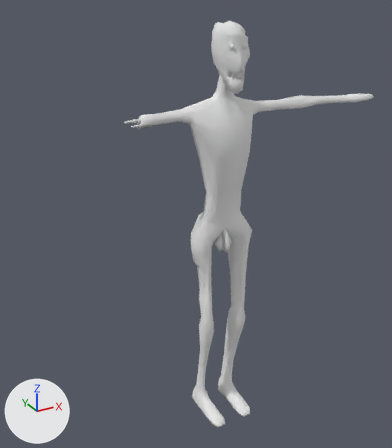
The FBX model Assets/Models/Entities/Zombie.fbx as it was, and as the next commit left it.
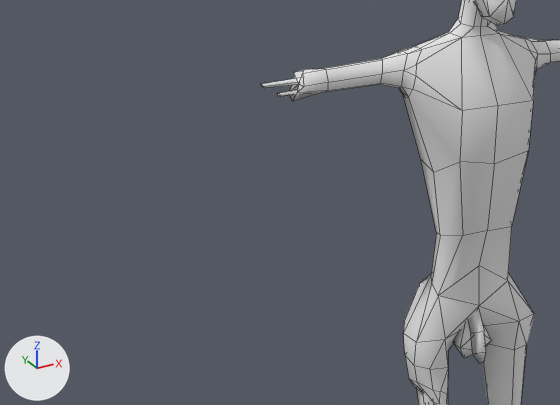
There are two pictures of each version: one whole from a 50 mm lens placed at (-0.01387, -0.02266, 0.02352), pointed at (-0.00104, 0.00066, 0.01185), one close up on the part from 0% to 67% of the width and 18% to 61% of the height. The lights are fixed; the arrows at lower left show +X, +Y and +Z. The last two pictures show the newer version. The close-ups show mesh edges as thin lines. Where no turn or scale is listed for an object, it has been applied to the vertices. Vertices at exactly the same position are counted once.

The first close-up shows 'BezierCurve.003'.
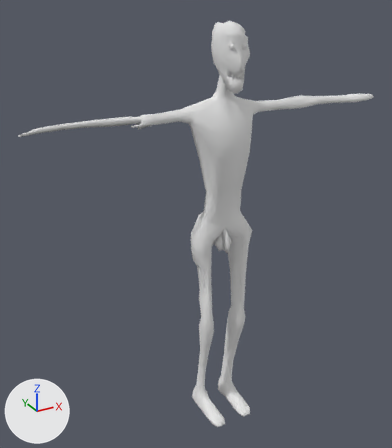
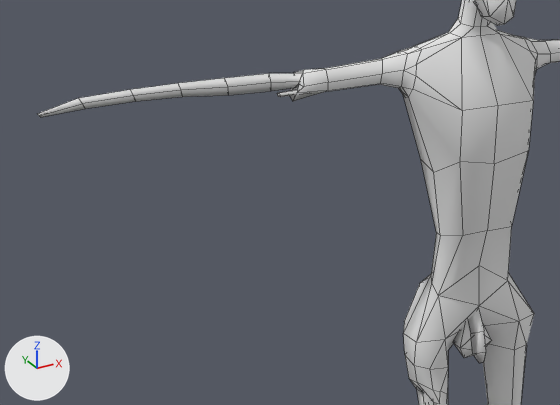
Where the change shows, as pixel boxes [x1, y1, x2, y2] in the close-ups (560 x 405 px):
'BezierCurve.003', reshaped
    before: [261, 0, 560, 405]
    after: [38, 0, 560, 405]
part 1 of me_beziercurve_003, built on
    before: [261, 78, 312, 97]
    after: [38, 73, 312, 117]

The change in detail:
me_beziercurve_003 is used by ob_beziercurve_003; location (0.00016, -0.00045, 0.02149).
me_beziercurve_003 had 696 vertices, 727 faces and spanned x -0.0051..0.0101, y -0.0016..0.0015, z -0.0215..0.0006.
me_beziercurve_003 now has 716 vertices, 747 faces and spans x -0.0098..0.0101, y -0.0016..0.0015, z -0.0215..0.0006.
Part 1, on me_beziercurve_003:
1 vertex is removed from x -0.004, y 0.0008, z -0.0037.
10 faces are deleted.
4 vertices move from x -0.0051, y 0.0007..0.0009, z -0.0037..-0.0036 to x -0.0098, y 0.0008, z -0.0038..-0.0037.
21 vertices are added at x -0.009..-0.004, y 0.0007..0.0009, z -0.0038..-0.0034.
30 new faces join them.
